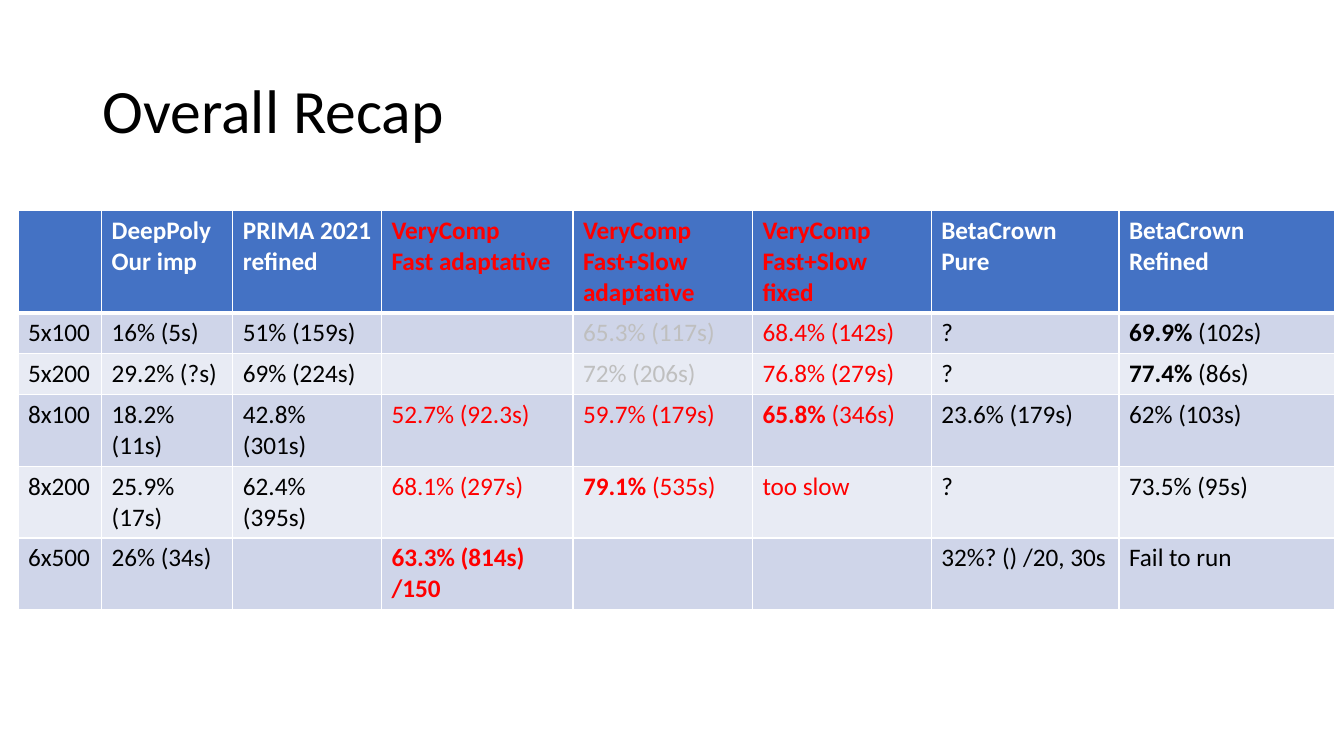
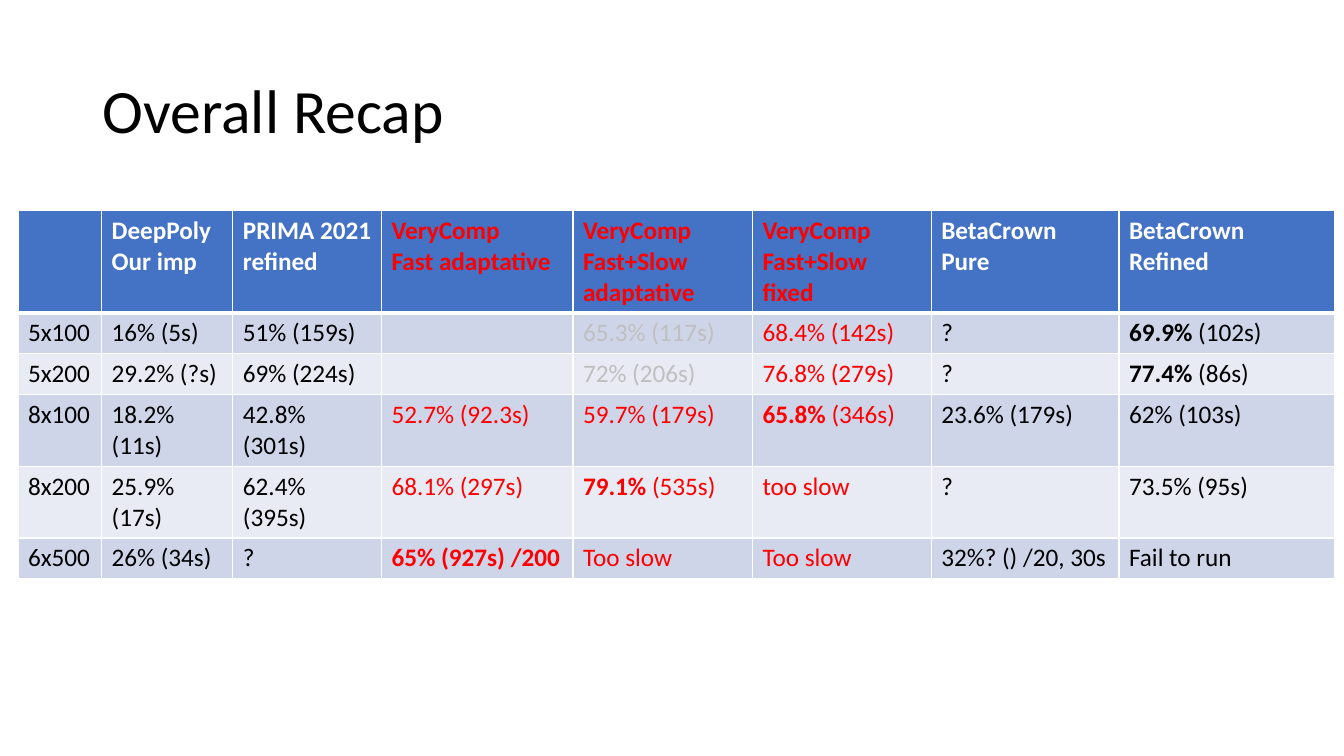
Before and after one commit to blaisegenest/vericompensate, a slide deck: slide 12 of WP1verifDNN.pptx. Drawn at 1344x756 pixels with LibreOffice and Linux fonts; fonts in the diff are those of the drawing. Boxes give left, top, right and bottom in pixels: in the first picture for what was removed or moved away, otherwise in the second. Text is boxed around its words. In the diff, an @@ line names an element or a change of style, - is before the commit and + after.

```diff
--- a/WP1verifDNN.pptx
+++ b/WP1verifDNN.pptx
@@ table at box(18, 211, 1335, 576) @@
-row 6: 6x500 | 26% (34s) |  | 63.3% (814s) /150 |  |  | 32%? () /20, 30s | Fail to run
+row 6: 6x500 | 26% (34s) | ? | 65% (927s) /200 | Too slow | Too slow | 32%? () /20, 30s | Fail to run
```
Also in this commit, not shown: 2 other files.
